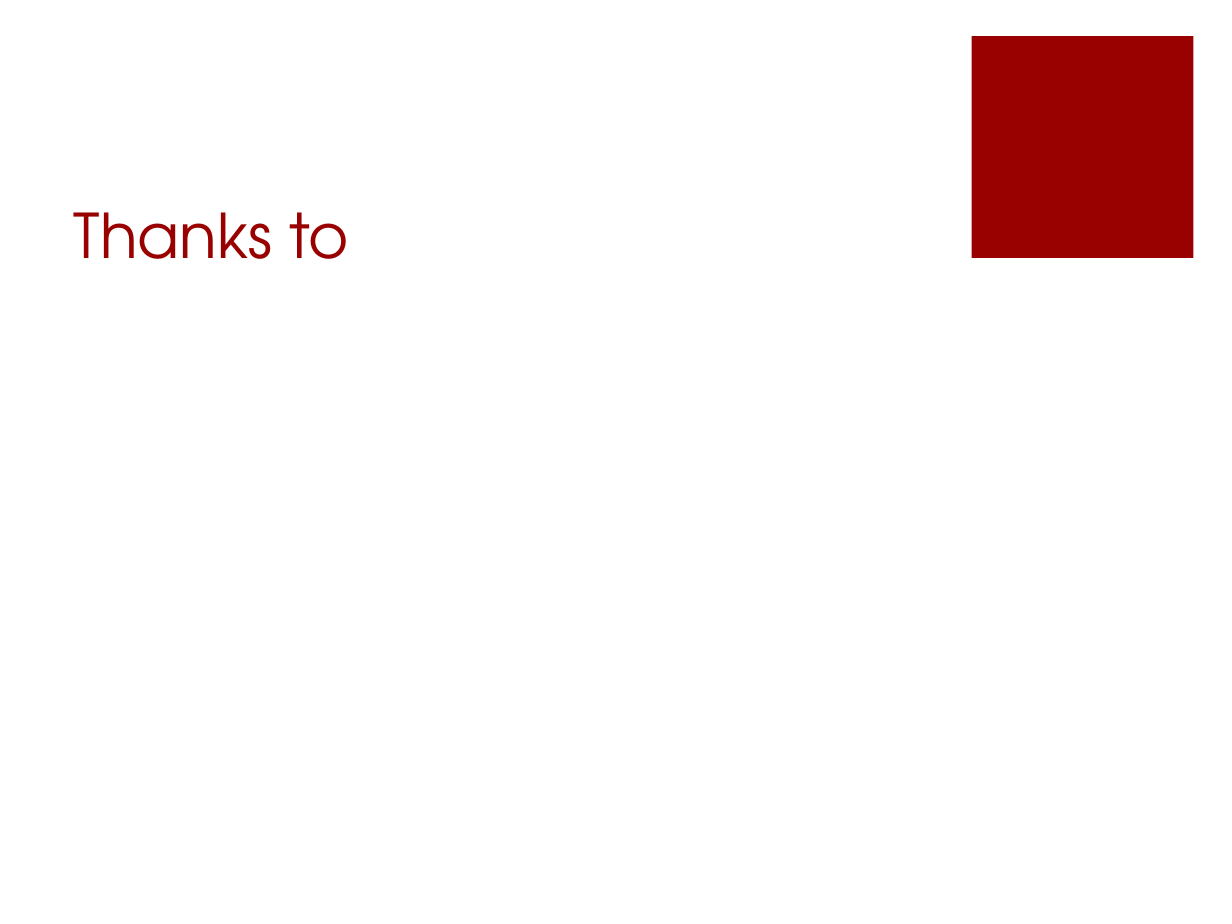
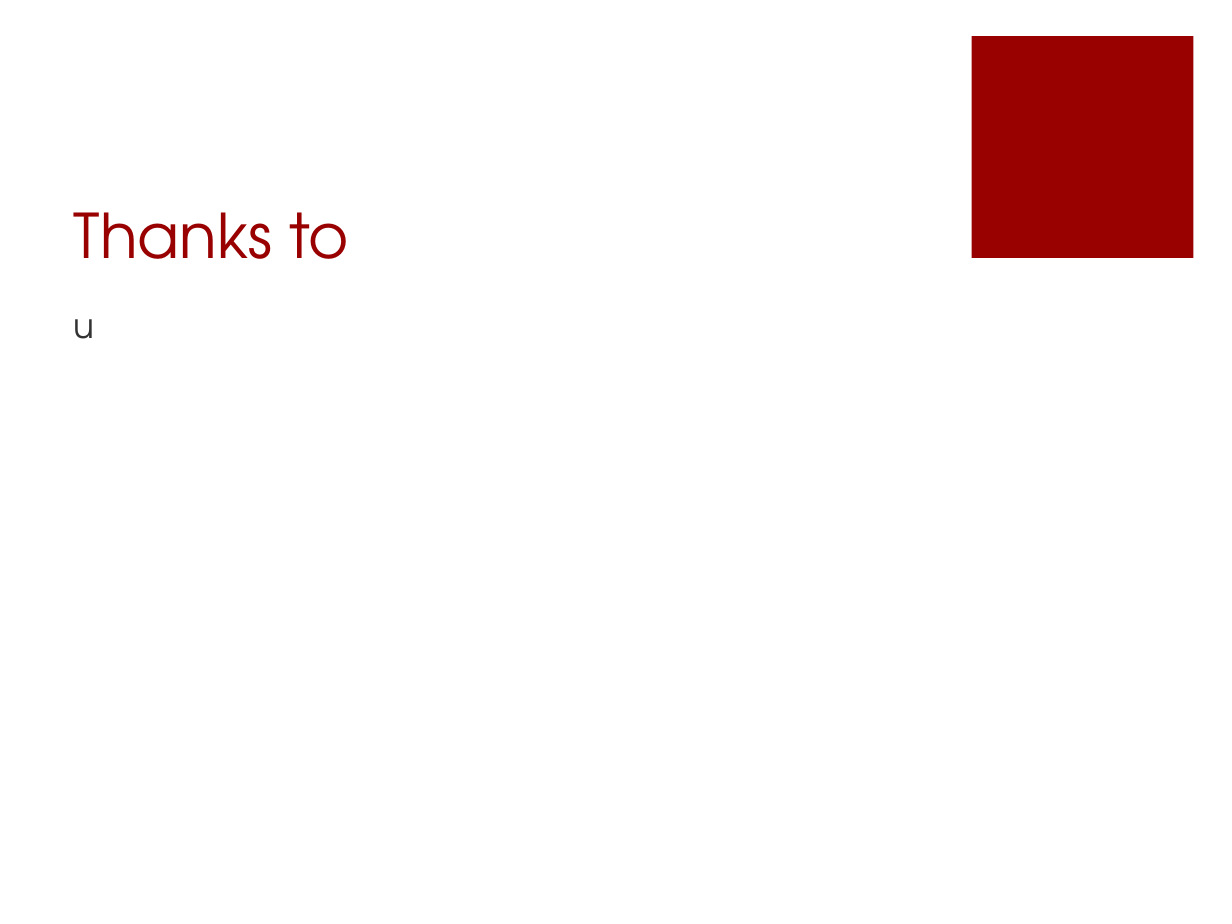
Before and after one commit to scrasmussen/euler-enigma, a slide deck: slide 10 of project/movieML/presentation.pptx (slide 9 before the commit). Drawn at 1232x924 pixels with LibreOffice and Linux fonts; fonts in the diff are those of the drawing. Boxes give left, top, right and bottom in pixels: in the first picture for what was removed or moved away, otherwise in the second. Text is boxed around its words. In the diff, an @@ line names an element or a change of style, - is before the commit and + after.

```diff
--- a/project/movieML/presentation.pptx
+++ b/project/movieML/presentation.pptx
@@ text added at [74,319,95,339], 20 pt, text #333333 @@
+u
```
Also in this commit, not shown: 6 other slides changed, 1 slide added.
